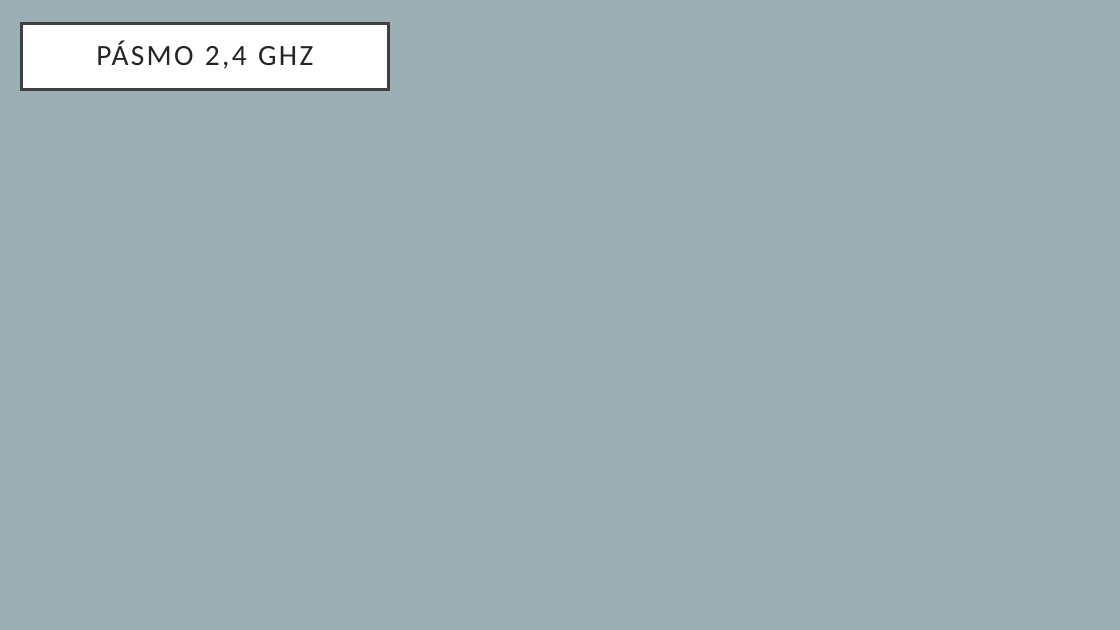
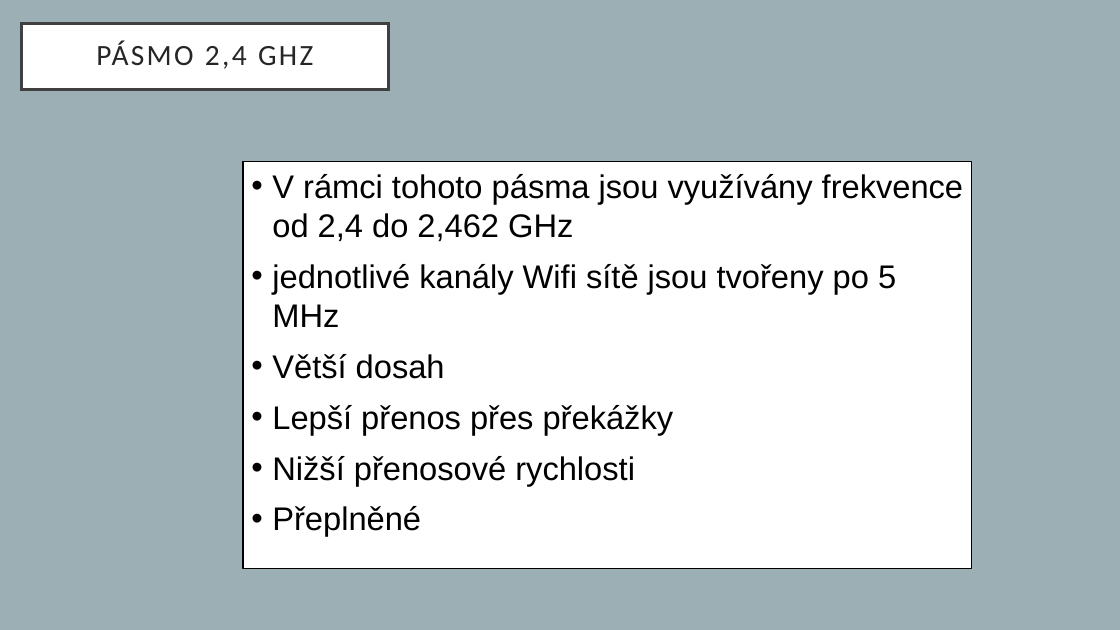
Before and after one commit to proch4zkov4/prezentace-wifi, a slide deck: slide 4 of prochazkova.pptx (slide 3 before the commit). Drawn at 1120x630 pixels with LibreOffice and Linux fonts; fonts in the diff are those of the drawing. Boxes give left, top, right and bottom in pixels: in the first picture for what was removed or moved away, otherwise in the second. Text is boxed around its words. In the diff, an @@ line names an element or a change of style, - is before the commit and + after.

```diff
--- a/prochazkova.pptx
+++ b/prochazkova.pptx
@@ rectangle added at [243, 161, 972, 569], fill #FFFFFF, outline #000000 1 pt @@
@@ text added at [272, 174, 963, 536], 28 pt, text #000000 @@
+• V rámci tohoto pásma jsou využívány frekvence od 2,4 do 2,462 GHz
+• jednotlivé kanály Wifi sítě jsou tvořeny po 5 MHz
+• Větší dosah
+• Lepší přenos přes překážky
+• Nižší přenosové rychlosti
+• Přeplněné
```
Also in this commit, not shown: 1 other slide changed, 2 slides added, 2 slides removed.
